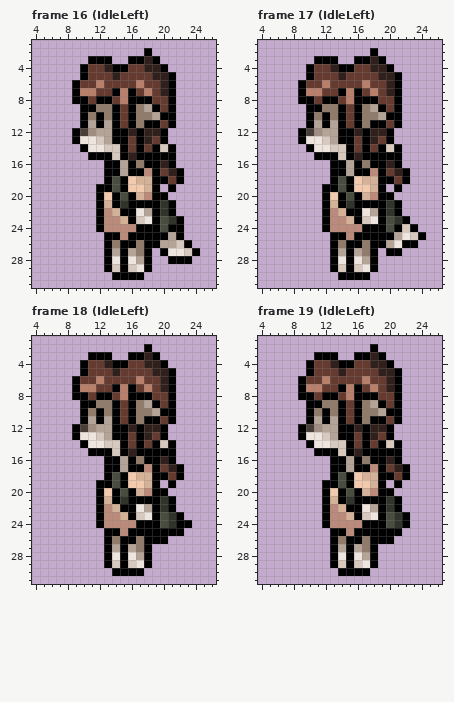
Pixel-art file -- art/OV/Mira/Miraov.aseprite. The picture above was drawn from the file before the commit.
32x32 pixels, 83 frames. Colours within 5 levels of each other are drawn and written as one. Shown: frame 16 (IdleLeft): x 4..26, y 1..31; frame 17 (IdleLeft): x 4..26, y 1..31; frame 18 (IdleLeft): x 4..26, y 1..31; frame 19 (IdleLeft): x 4..26, y 1..31. The commit also changed other frames, which this record leaves out.
New version:
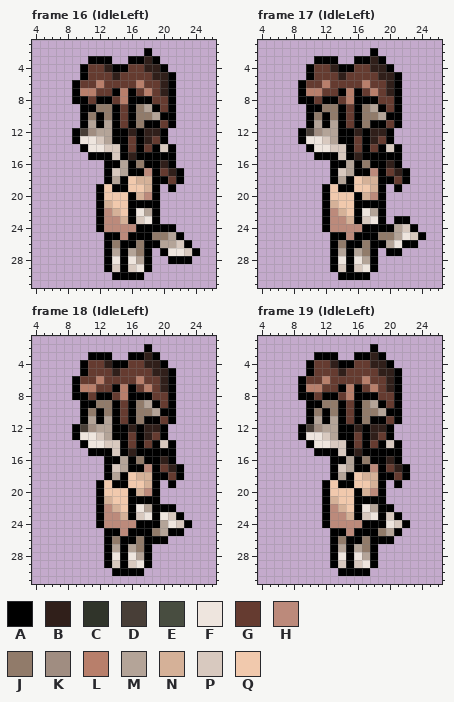
Palette (. is transparent): A #000000  B #301f1a  C #30342a  D #483e37  E #484d40  F #eee5de  G #653b30  H #bc8a7b  J #917b6a  K #a08d81  L #b87f6b  M #b4a498  N #d5b198  P #d8c9bf  Q #f1c9ad
Edits made:
layer "Bag" now hidden
Frame 16 (IdleLeft):
The edit turns colour E into colour A in row 19 at x 14; in row 24 at x 20.
The edit turns colour A into colour J in row 25 at x 19 to 20.
The edit turns colour E into colour M in row 18 at x 14.
The edit turns colour A into colour P in row 17 at x 14.
The edit turns colour A into colour Q in row 19 at x 13; in rows 20 to 21 at x 14; in row 22 at x 15.
The edit turns colour C into colour Q in row 21 at x 15.
The edit turns colour E into colour Q in row 20 at x 15.
Colour A is gone in row 20 at x 20; in rows 21 to 22 at x 21; in rows 23 to 24 at x 22.
Colour C is gone in rows 21 to 22 at x 20; in row 23 at x 21.
Colour E is gone in row 23 at x 20.
Frame 17 (IdleLeft):
The edit turns colour C into colour A in row 23 at x 21.
The edit turns colour E into colour A in row 19 at x 14; in row 24 at x 20.
The edit turns colour A into colour J in row 25 at x 19 to 20.
The edit turns colour A into colour M in row 24 at x 21.
The edit turns colour E into colour M in row 18 at x 14.
The edit turns colour A into colour P in row 17 at x 14.
The edit turns colour A into colour Q in row 19 at x 13; in rows 20 to 21 at x 14; in row 22 at x 15.
The edit turns colour C into colour Q in row 21 at x 15.
The edit turns colour E into colour Q in row 20 at x 15.
Colour A is gone in row 20 at x 20; in rows 21 to 22 at x 21.
Colour C is gone in rows 21 to 22 at x 20.
Colour E is gone in row 23 at x 20.
Frame 18 (IdleLeft):
The edit turns colour C into colour A in row 22 at x 20.
The edit turns colour E into colour A in row 19 at x 14.
The edit turns colour C into colour F in row 24 at x 21.
The edit turns colour E into colour F in row 23 at x 20.
The edit turns colour A into colour J in row 25 at x 19.
The edit turns colour A into colour M in row 25 at x 20.
The edit turns colour E into colour M in row 18 at x 14; in row 24 at x 20.
The edit turns colour A into colour P in row 17 at x 14; in row 24 at x 22.
The edit turns colour C into colour P in row 23 at x 21.
The edit turns colour A into colour Q in row 19 at x 13; in rows 20 to 21 at x 14; in row 22 at x 15.
The edit turns colour C into colour Q in row 21 at x 15.
The edit turns colour E into colour Q in row 20 at x 15.
Colour A is gone in row 20 at x 20; in row 21 at x 21.
Colour C is gone in row 21 at x 20.
Frame 19 (IdleLeft):
The edit turns colour C into colour A in row 22 at x 20; in row 23 at x 21.
The edit turns colour E into colour A in row 19 at x 14.
The edit turns colour E into colour F in row 24 at x 20.
The edit turns colour A into colour J in row 25 at x 19.
The edit turns colour A into colour M in row 25 at x 20.
The edit turns colour E into colour M in row 18 at x 14.
The edit turns colour A into colour P in row 17 at x 14.
The edit turns colour C into colour P in row 24 at x 21.
The edit turns colour E into colour P in row 23 at x 20.
The edit turns colour A into colour Q in row 19 at x 13; in rows 20 to 21 at x 14; in row 22 at x 15.
The edit turns colour C into colour Q in row 21 at x 15.
The edit turns colour E into colour Q in row 20 at x 15.
Colour A is gone in row 20 at x 20; in rows 21 to 22 at x 21; in row 23 at x 22.
Colour C is gone in row 21 at x 20.
Where, in picture pixels (left, top, right, bottom), the same in both pictures:
changed: (104, 168, 128, 216)
changed: (152, 192, 184, 240)
changed: (330, 168, 354, 216)
changed: (378, 192, 402, 240)
changed: (104, 464, 128, 512)
changed: (152, 488, 184, 536)
changed: (330, 464, 354, 512)
changed: (378, 488, 410, 536)
